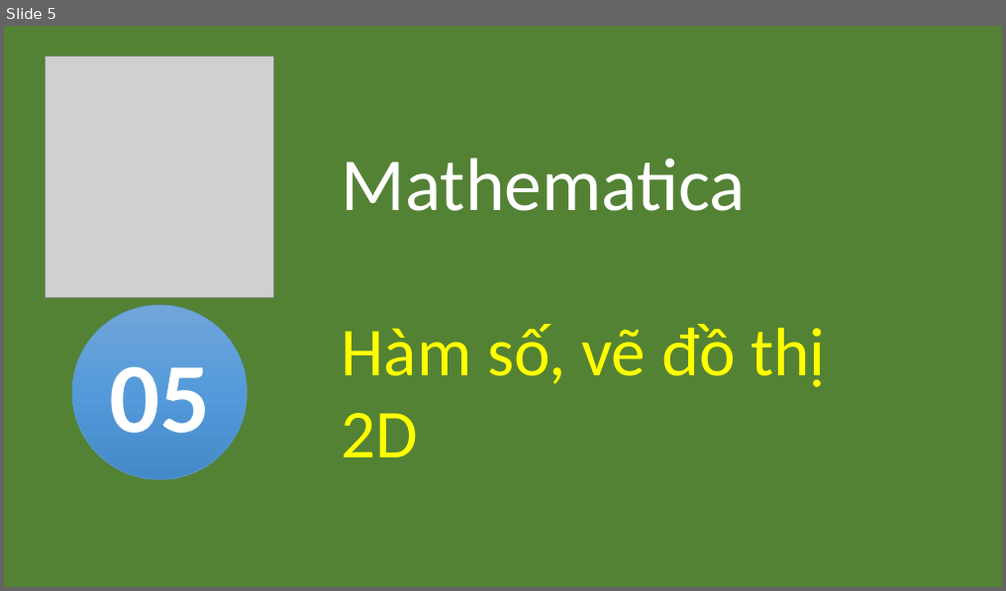
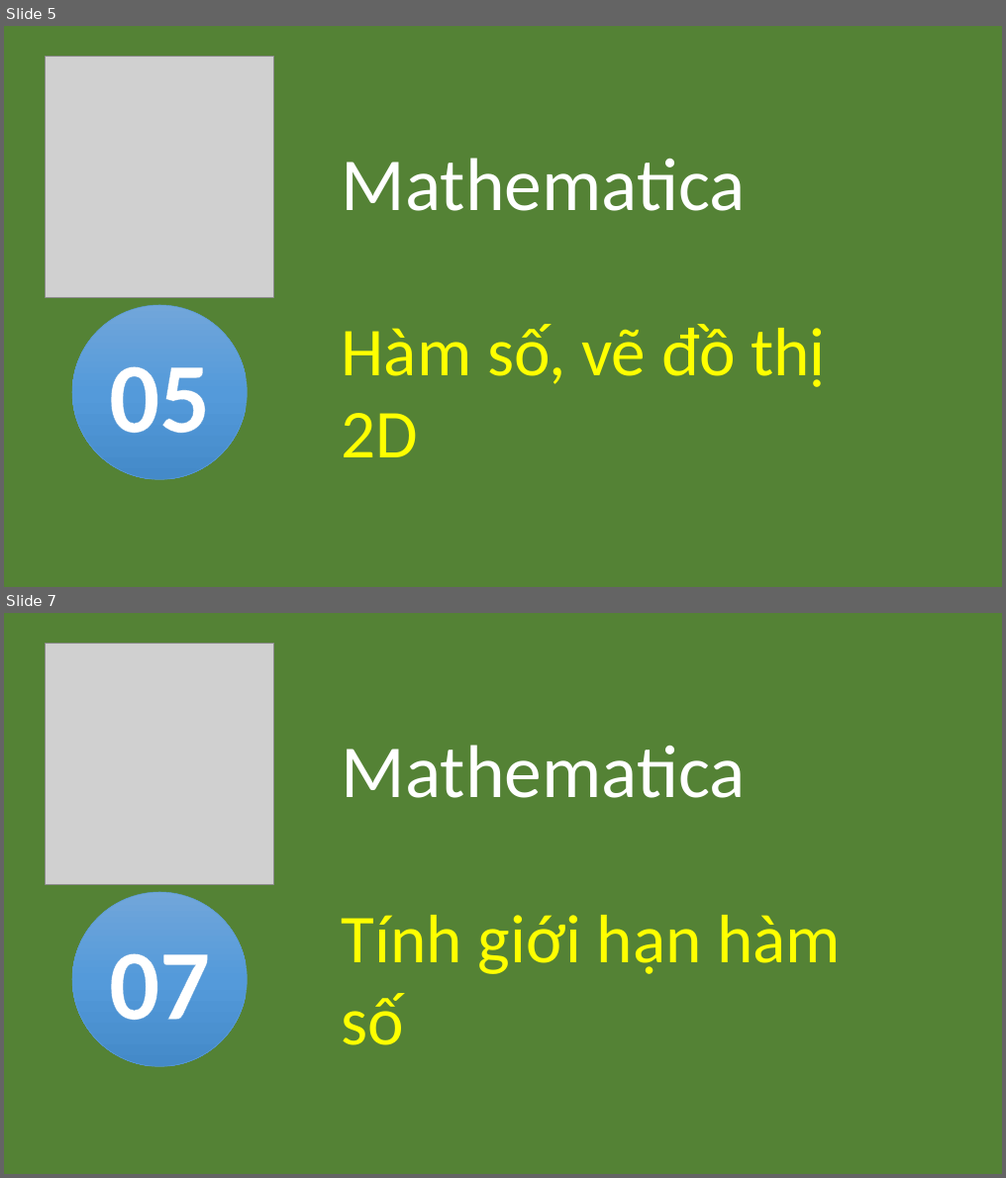
Before and after one commit to xuanthulabnet/mathematica, a slide deck: math-tutorial.pptx. Shown one above the other, each under a label of ours: slide 5 before the commit, slides 5 and 7 after it; the slides between them are not shown. The pictures are 1006x591 and 1006x1178 pixels, drawn with LibreOffice and Linux fonts; fonts in the diff are those of the drawing; grey boxes stand for pictures. Boxes give left, top, right and bottom in pixels: in the first picture for what was removed or moved away, otherwise in the second. Text is boxed around its words. In the diff, an @@ line names an element or a change of style, - is before the commit and + after.

```diff
--- a/math-tutorial.pptx
+++ b/math-tutorial.pptx
@@ slide 7 added at (4,613,1002,1174), background #FFFFFF @@
@@ rectangle added at (4,613,1002,1174), fill #548235 @@
@@ picture added at (46,643,274,884) @@
@@ text added at (342,745,841,1046), 66 pt, text #FFFF00 @@
+Mathematica
+Tính giới hạn hàm số
@@ ellipse added at (72,892,247,1066), fill gradient #71A6DB to #559BDB to #448ACA, outline #5B9BD5 0.5 pt, 96 pt, text #FFFFFF, bold @@
+07
```
Also in this commit, not shown: 5 other slides added, 7 other files.
